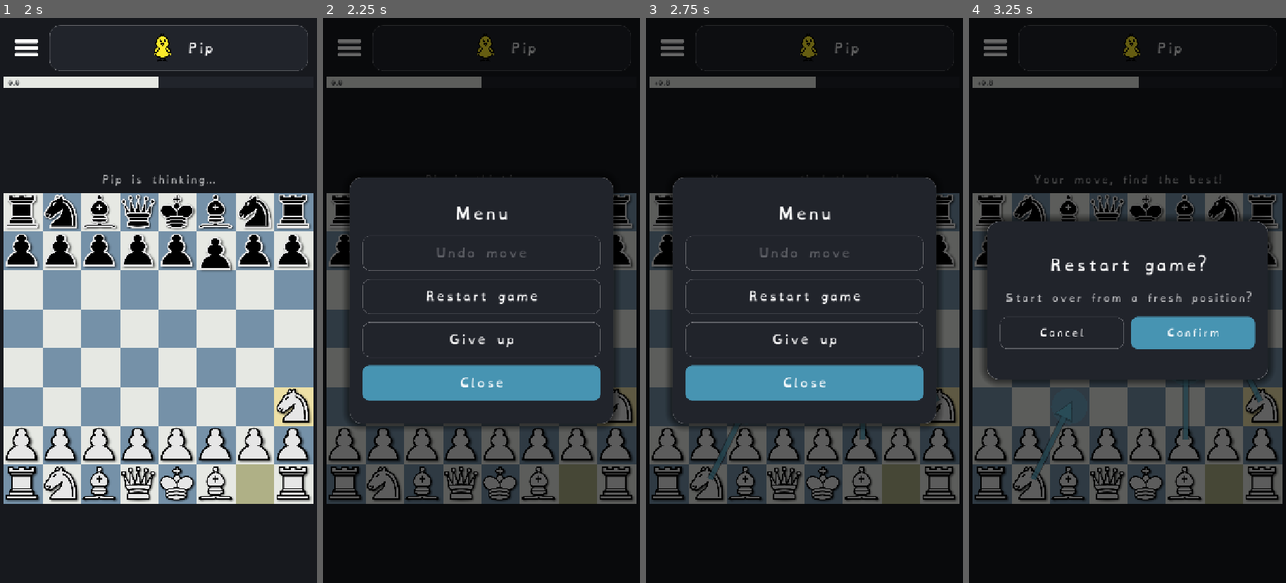
Above: before the commit, frames 1-4 (left to right).
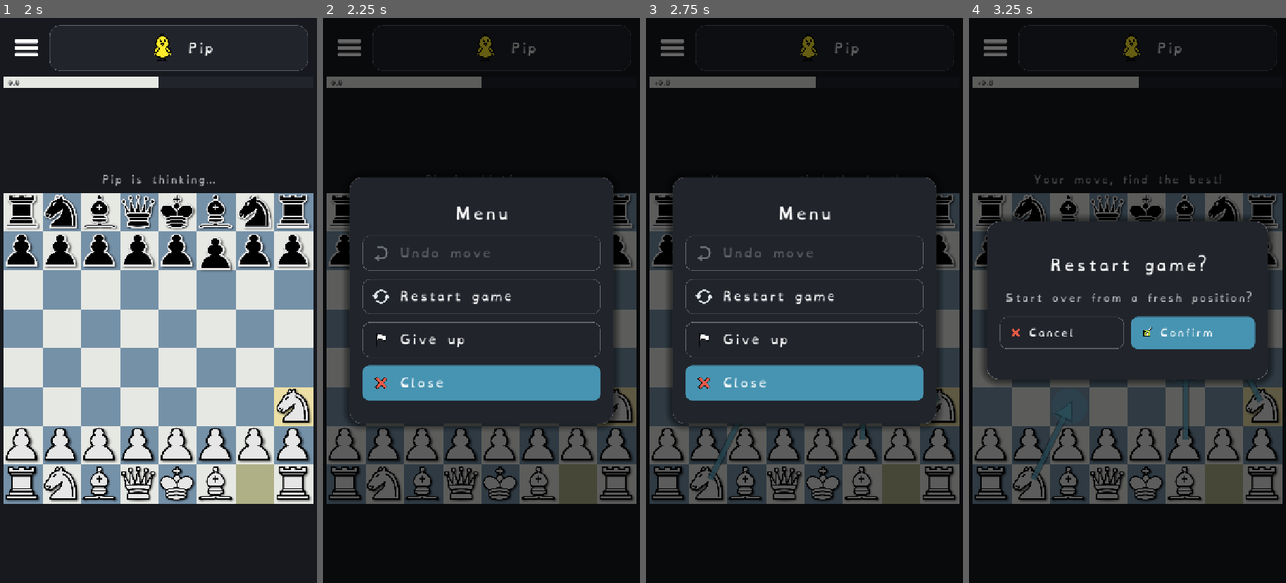
Above: after the commit, the same moments.

Repository: Hatscat/limpidchess
Game: Godot game, scene res://scenes/bots.tscn
Two runs of this game, one before a commit and one after it. Both use one fixed random seed, a clock stepped at 60 frames per second and the inputs below. This scene is started directly instead of the project's main scene.
Inputs (mouse positions are in pixels of both pictures, inside the frame that each line leads up to):
- Up to frame 1 (2 s): click (38, 554) at 0.5 s; click (158, 249) at 1.25 s
- Up to frame 2 (2.25 s): click (348, 46) at 2 s
- Up to frame 3 (2.75 s): no input
- Up to frame 4 (3.25 s): click "Restart game" at 2.75 s

Frame 1 is identical in both runs. In frame 2, 1.2% of the frame differs, in the area x 15-68%, y 40-66%; in frame 3, 1.2%; in frame 4, 0.3%.

Commit message:
feat: enhance UI with new icons, update bot selection functionality, and improve game replay options

Diff:
--- a/assets/i18n/ui.csv
+++ b/assets/i18n/ui.csv
@@ -1,5 +1,6 @@
 keys,en,fr,es
 with,with,avec,con
+Change opponent,Change opponent,Autre adversaire,Otro rival
 $3.99,$3.99,"$3,99","$3,99"
 "$3.99 · one-time, forever","$3.99 · one-time, forever","$3,99 · une fois, pour toujours","$3.99 · una vez, para siempre"
 %d / %d today,%d / %d today,%d / %d aujourd'hui,%d / %d hoy
--- a/scenes/bots.tscn
+++ b/scenes/bots.tscn
@@ -56,12 +56,14 @@
 grow_horizontal = 2
 grow_vertical = 2
 horizontal_scroll_mode = 0
+scroll_deadzone = 24
 
 [node name="List" type="VBoxContainer" parent="Scroll"]
 unique_name_in_owner = true
 layout_mode = 2
 size_flags_horizontal = 3
 theme_override_constants/separation = 12
+mouse_filter = 1
 
 [node name="NavBar" parent="." instance=ExtResource("2_nav")]
 layout_mode = 1
--- a/scenes/game.tscn
+++ b/scenes/game.tscn
@@ -3,6 +3,13 @@
 [ext_resource type="Script" uid="uid://c07dq5tuavjqi" path="res://scripts/game.gd" id="1_game"]
 [ext_resource type="Script" uid="uid://dsbi4m5efbwas" path="res://scripts/ui/chess_board.gd" id="2_board"]
 [ext_resource type="Texture2D" uid="uid://c74dn5k38h8ux" path="res://assets/icons/menu.png" id="4_menu"]
+[ext_resource type="Texture2D" path="res://assets/icons/undo.png" id="5_undo"]
+[ext_resource type="Texture2D" path="res://assets/icons/restart.png" id="6_restart"]
+[ext_resource type="Texture2D" path="res://assets/icons/flag.png" id="7_flag"]
+[ext_resource type="Texture2D" path="res://assets/icons/close.png" id="8_close"]
+[ext_resource type="Texture2D" path="res://assets/icons/check.png" id="9_check"]
+[ext_resource type="Texture2D" path="res://assets/icons/home.png" id="10_home"]
+[ext_resource type="Texture2D" path="res://assets/icons/robot.png" id="11_robot"]
 
 [sub_resource type="StyleBoxEmpty" id="sb_empty"]
 
@@ -204,9 +211,9 @@
 anchor_right = 0.5
 anchor_bottom = 0.5
 offset_left = -344.0
-offset_top = -320.0
+offset_top = -390.0
 offset_right = 344.0
-offset_bottom = 320.0
+offset_bottom = 390.0
 grow_horizontal = 2
 grow_vertical = 2
 theme_override_styles/panel = SubResource("sb_card")
@@ -306,22 +313,44 @@
 layout_mode = 2
 size_flags_horizontal = 3
 focus_mode = 0
+theme_override_constants/h_separation = 12
+theme_override_constants/icon_max_width = 32
 theme_override_font_sizes/font_size = 22
 theme_override_styles/normal = SubResource("sb_btn")
 theme_override_styles/pressed = SubResource("sb_btn")
 theme_override_styles/hover = SubResource("sb_btn")
 text = "Home"
-
-[node name="PlayAgainBtn" type="Button" parent="ResultOverlay/Card/VBox/Buttons" unique_id=596289663]
+icon = ExtResource("10_home")
+alignment = 0
+
+[node name="BotsBtn" type="Button" parent="ResultOverlay/Card/VBox/Buttons" unique_id=808231104]
 custom_minimum_size = Vector2(0, 60)
 layout_mode = 2
 size_flags_horizontal = 3
 focus_mode = 0
+theme_override_constants/h_separation = 12
+theme_override_constants/icon_max_width = 32
+theme_override_font_sizes/font_size = 22
+theme_override_styles/normal = SubResource("sb_btn")
+theme_override_styles/pressed = SubResource("sb_btn")
+theme_override_styles/hover = SubResource("sb_btn")
+text = "Change opponent"
+icon = ExtResource("11_robot")
+alignment = 0
+
+[node name="PlayAgainBtn" type="Button" parent="ResultOverlay/Card/VBox" unique_id=596289663]
+unique_name_in_owner = true
+custom_minimum_size = Vector2(0, 64)
+layout_mode = 2
+focus_mode = 0
+theme_override_constants/h_separation = 14
+theme_override_constants/icon_max_width = 40
 theme_override_font_sizes/font_size = 22
 theme_override_styles/normal = SubResource("sb_btn_primary")
 theme_override_styles/pressed = SubResource("sb_btn_primary")
 theme_override_styles/hover = SubResource("sb_btn_primary")
 text = "Play again"
+alignment = 0
 
 [node name="ConfirmOverlay" type="Control" parent="." unique_id=1669456548]
 unique_name_in_owner = true
@@ -387,22 +416,30 @@
 layout_mode = 2
 size_flags_horizontal = 3
 focus_mode = 0
+theme_override_constants/h_separation = 12
+theme_override_constants/icon_max_width = 32
 theme_override_font_sizes/font_size = 22
 theme_override_styles/normal = SubResource("sb_btn")
 theme_override_styles/pressed = SubResource("sb_btn")
 theme_override_styles/hover = SubResource("sb_btn")
 text = "Cancel"
+icon = ExtResource("8_close")
+alignment = 0
 
 [node name="ConfirmYes" type="Button" parent="ConfirmOverlay/Card/VBox/Buttons" unique_id=966610142]
 custom_minimum_size = Vector2(0, 60)
 layout_mode = 2
 size_flags_horizontal = 3
 focus_mode = 0
+theme_override_constants/h_separation = 12
+theme_override_constants/icon_max_width = 32
 theme_override_font_sizes/font_size = 22
 theme_override_styles/normal = SubResource("sb_btn_primary")
 theme_override_styles/pressed = SubResource("sb_btn_primary")
 theme_override_styles/hover = SubResource("sb_btn_primary")
 text = "Confirm"
+icon = ExtResource("9_check")
+alignment = 0
 
 [node name="MenuOverlay" type="Control" parent="."]
 unique_name_in_owner = true
@@ -455,42 +492,58 @@
 layout_mode = 2
 focus_mode = 0
 theme_override_colors/font_disabled_color = Color(1, 1, 1, 0.28)
+theme_override_constants/h_separation = 18
+theme_override_constants/icon_max_width = 44
 theme_override_font_sizes/font_size = 26
 theme_override_styles/normal = SubResource("sb_btn")
 theme_override_styles/pressed = SubResource("sb_btn")
 theme_override_styles/hover = SubResource("sb_btn")
 theme_override_styles/disabled = SubResource("sb_btn")
 text = "Undo move"
+icon = ExtResource("5_undo")
+alignment = 0
 
 [node name="RestartBtn" type="Button" parent="MenuOverlay/Card/VBox"]
 custom_minimum_size = Vector2(0, 80)
 layout_mode = 2
 focus_mode = 0
+theme_override_constants/h_separation = 18
+theme_override_constants/icon_max_width = 44
 theme_override_font_sizes/font_size = 26
 theme_override_styles/normal = SubResource("sb_btn")
 theme_override_styles/pressed = SubResource("sb_btn")
 theme_override_styles/hover = SubResource("sb_btn")
 text = "Restart game"
+icon = ExtResource("6_restart")
+alignment = 0
 
 [node name="GiveUpBtn" type="Button" parent="MenuOverlay/Card/VBox"]
 custom_minimum_size = Vector2(0, 80)
 layout_mode = 2
 focus_mode = 0
+theme_override_constants/h_separation = 18
+theme_override_constants/icon_max_width = 44
 theme_override_font_sizes/font_size = 26
 theme_override_styles/normal = SubResource("sb_btn")
 theme_override_styles/pressed = SubResource("sb_btn")
 theme_override_styles/hover = SubResource("sb_btn")
 text = "Give up"
+icon = ExtResource("7_flag")
+alignment = 0
 
 [node name="CloseBtn" type="Button" parent="MenuOverlay/Card/VBox"]
 custom_minimum_size = Vector2(0, 80)
 layout_mode = 2
 focus_mode = 0
+theme_override_constants/h_separation = 18
+theme_override_constants/icon_max_width = 44
 theme_override_font_sizes/font_size = 26
 theme_override_styles/normal = SubResource("sb_btn_primary")
 theme_override_styles/pressed = SubResource("sb_btn_primary")
 theme_override_styles/hover = SubResource("sb_btn_primary")
 text = "Close"
+icon = ExtResource("8_close")
+alignment = 0
 
 [connection signal="pressed" from="TopBar/Menu" to="." method="_open_menu"]
 [connection signal="pressed" from="MenuOverlay/Card/VBox/UndoBtn" to="." method="_on_menu_undo"]
@@ -498,6 +551,7 @@
 [connection signal="pressed" from="MenuOverlay/Card/VBox/GiveUpBtn" to="." method="_on_menu_giveup"]
 [connection signal="pressed" from="MenuOverlay/Card/VBox/CloseBtn" to="." method="_on_menu_close"]
 [connection signal="pressed" from="ResultOverlay/Card/VBox/Buttons/HomeBtn" to="." method="_on_home_pressed"]
-[connection signal="pressed" from="ResultOverlay/Card/VBox/Buttons/PlayAgainBtn" to="." method="_on_play_again_pressed"]
+[connection signal="pressed" from="ResultOverlay/Card/VBox/Buttons/BotsBtn" to="." method="_on_bots_pressed"]
+[connection signal="pressed" from="ResultOverlay/Card/VBox/PlayAgainBtn" to="." method="_on_play_again_pressed"]
 [connection signal="pressed" from="ConfirmOverlay/Card/VBox/Buttons/ConfirmCancel" to="." method="_on_confirm_no"]
 [connection signal="pressed" from="ConfirmOverlay/Card/VBox/Buttons/ConfirmYes" to="." method="_on_confirm_yes"]
--- a/scenes/premium.tscn
+++ b/scenes/premium.tscn
@@ -124,11 +124,15 @@
 custom_minimum_size = Vector2(0, 60)
 layout_mode = 2
 focus_mode = 0
+theme_override_constants/h_separation = 12
+theme_override_constants/icon_max_width = 32
 theme_override_styles/normal = SubResource("sb_primary")
 theme_override_styles/hover = SubResource("sb_primary")
 theme_override_styles/pressed = SubResource("sb_primary")
 theme_override_styles/disabled = SubResource("sb_ghost")
 text = "Unlock Premium  ·  $3.99"
+icon = ExtResource("3_crown")
+alignment = 1
 
 [node name="RestoreButton" type="Button" parent="Content"]
 unique_name_in_owner = true
--- a/scripts/bots.gd
+++ b/scripts/bots.gd
@@ -46,6 +46,14 @@
 	var btn := Button.new()
 	btn.custom_minimum_size = Vector2(0, 96)
 	btn.focus_mode = Control.FOCUS_NONE
+	# PASS (not the default STOP) so a touch-drag that starts on a row bubbles up
+	# Button -> List(VBox) -> Scroll and scrolls the list. With STOP the button ate
+	# the drag and you could only scroll in the thin gaps between rows. A clean tap
+	# still fires (dragging out of the button cancels its press), and the Scroll's
+	# scroll_deadzone keeps small jitters from hijacking a tap. NOTE: this relies on
+	# the List VBox staying PASS (Containers default to PASS; bots.tscn sets it
+	# explicitly) so the event keeps bubbling up to the ScrollContainer.
+	btn.mouse_filter = Control.MOUSE_FILTER_PASS
 
 	var sb := StyleBoxFlat.new()
 	sb.bg_color = UI.SURFACE
--- a/scripts/game.gd
+++ b/scripts/game.gd
@@ -43,6 +43,7 @@
 @onready var review_best: Label = %ReviewBest
 @onready var review_avg: Label = %ReviewAvg
 @onready var review_blunder: Label = %ReviewBlunder
+@onready var play_again_btn: Button = %PlayAgainBtn
 @onready var confirm_overlay: Control = %ConfirmOverlay
 @onready var confirm_title: Label = %ConfirmTitle
 @onready var confirm_message: Label = %ConfirmMessage
@@ -650,6 +651,15 @@
 	review_avg.text = tr("%d average") % _decent_count
 	review_blunder.text = tr("%d blunder") % _blunder_count
 	GameManager.record_game_review(_best_count, _blunder_count)
+	# Make "Play again" concrete for kids who can't read yet: show WHO you'd replay,
+	# the opponent's avatar + name (the handshake for Pass & Play).
+	if GameManager.pass_and_play:
+		play_again_btn.icon = load("res://assets/icons/handshake.png")
+		play_again_btn.text = tr("Play again")
+	else:
+		var nm: String = bot_def.get("name", "Bot")
+		play_again_btn.icon = load(BotRoster.avatar_path(bot_def))
+		play_again_btn.text = tr("Play again") + " · " + nm
 	var q := Quotes.for_outcome(quote_key)
 	result_quote.text = "“%s”\n%s" % [tr(q["text"]), q["author"]]
 	result_overlay.visible = true
@@ -775,3 +785,7 @@
 
 func _on_home_pressed() -> void:
 	GameManager.go_to_home()
+
+
+func _on_bots_pressed() -> void:
+	GameManager.go_to_bots()  # pick a different opponent from the review dialog
Binary file changed: assets/i18n/ui.en.translation
Binary file changed: assets/i18n/ui.es.translation
Binary file changed: assets/i18n/ui.fr.translation
Binary file added: assets/icons/check.png
Binary file added: assets/icons/close.png
Binary file changed: assets/icons/restart.png
Binary file added: assets/icons/undo.png
